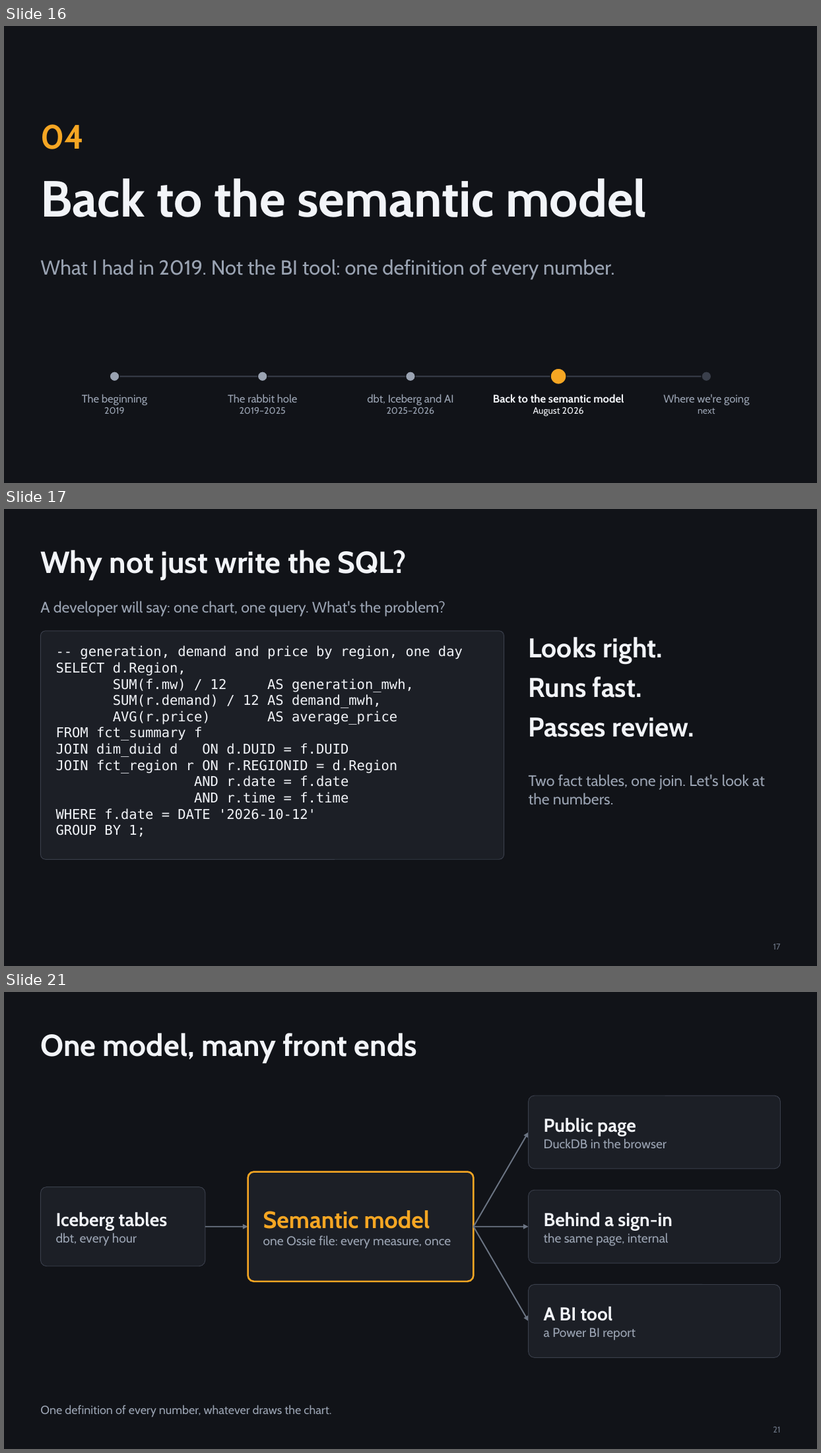
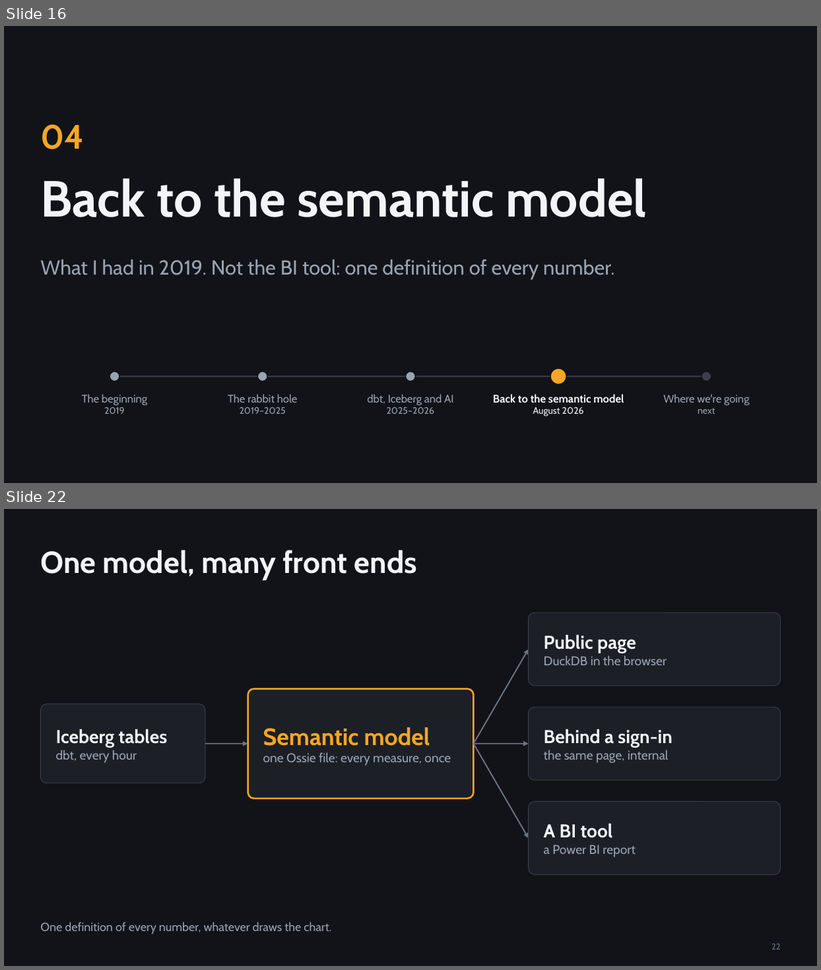
Before and after one commit to djouallah/presentations, a slide deck: analytics-as-code/analytics-as-code.pptx. Shown one above the other, each under a label of ours: slides 16, 17 and 21 before the commit, slides 16 and 22 after it; the slides between them are not shown. The pictures are 821x1453 and 821x970 pixels, drawn with LibreOffice and Linux fonts; fonts in the diff are those of the drawing. Boxes give left, top, right and bottom in pixels: in the first picture for what was removed or moved away, otherwise in the second. Text is boxed around its words. In the diff, an @@ line names an element or a change of style, - is before the commit and + after.

```diff
--- a/analytics-as-code/analytics-as-code.pptx
+++ b/analytics-as-code/analytics-as-code.pptx
@@ slide 17 removed at bbox=[4, 509, 817, 966], background #111318 @@
@@ title removed at bbox=[40, 550, 407, 580] @@
-Why not just write the SQL?
@@ text removed at bbox=[40, 601, 445, 617] @@
-A developer will say: one chart, one query. What's the problem?
@@ rounded rectangle removed at bbox=[40, 631, 504, 859] @@
@@ text removed at bbox=[56, 646, 463, 837] @@
--- generation, demand and price by region, one day
-SELECT d.Region,
-SUM(f.mw) / 12 AS generation_mwh,
-SUM(r.demand) / 12 AS demand_mwh,
-AVG(r.price) AS average_price
-FROM fct_summary f
-JOIN dim_duid d ON d.DUID = f.DUID
-JOIN fct_region r ON r.REGIONID = d.Region
-AND r.date = f.date
-AND r.time = f.time
-WHERE f.date = DATE '2026-10-12'
-GROUP BY 1;
@@ text removed at bbox=[529, 637, 663, 664] @@
-Looks right.
@@ text removed at bbox=[529, 677, 642, 698] @@
-Runs fast.
@@ text removed at bbox=[529, 718, 695, 737] @@
-Passes review.
@@ text removed at bbox=[529, 774, 765, 805] @@
-Two fact tables, one join. Let's look at the numbers.
@@ page number removed at bbox=[774, 944, 781, 950] @@
-17
@@ what was slide 21 is now slide 22 @@
@@ page number at bbox=[772, 944, 780, 950]: text changed @@
-21
+22
```
Also in this commit, not shown: 1 slide changed, 5 slides added, 3 other slides removed, 5 other files.
